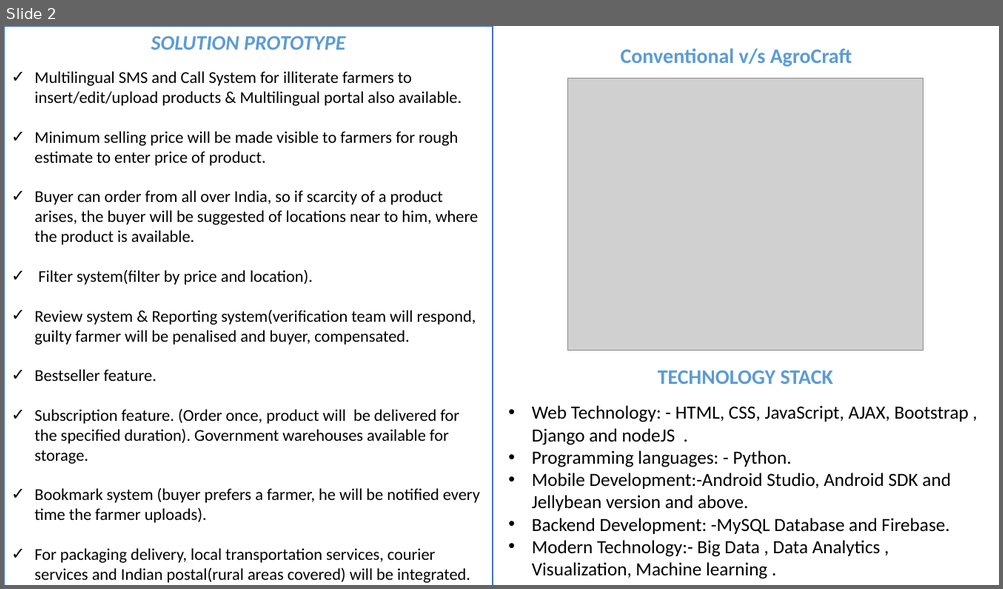
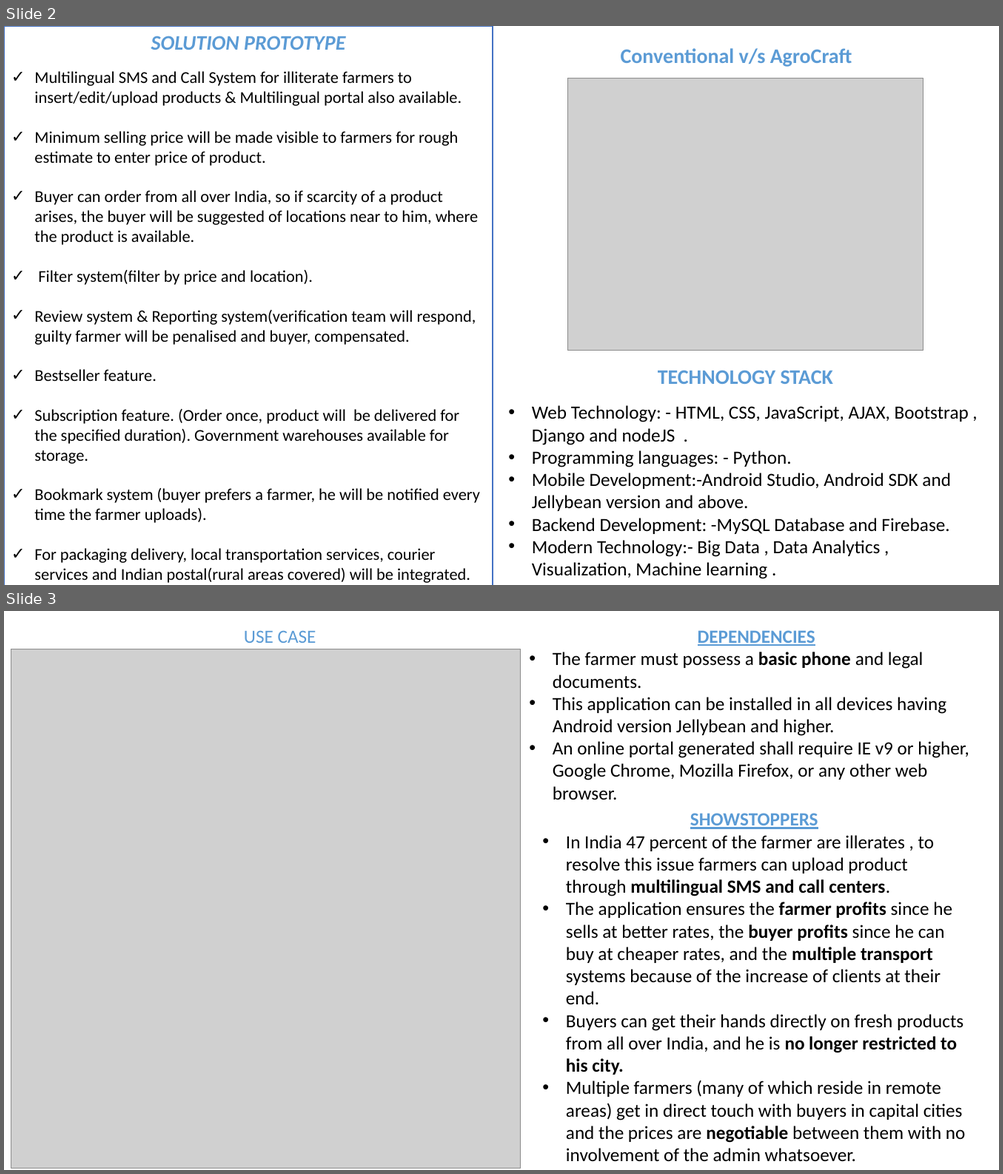
Before and after one commit to FriendsUnited/AgroCraft, a slide deck: Documents/ppt sih.pptx. Shown one above the other, each under a label of ours: slide 2 before the commit, slides 2 and 3 after it. The pictures are 1003x589 and 1003x1174 pixels, drawn with LibreOffice and Linux fonts; fonts in the diff are those of the drawing; grey boxes stand for pictures. Boxes give left, top, right and bottom in pixels: in the first picture for what was removed or moved away, otherwise in the second. Text is boxed around its words. In the diff, an @@ line names an element or a change of style, - is before the commit and + after.

```diff
--- a/Documents/ppt sih.pptx
+++ b/Documents/ppt sih.pptx
@@ slide 3 added at (4, 611, 999, 1170), background #FFFFFF @@
@@ text added at (244, 630, 316, 643), 18 pt, text gradient #1F4E79 to #5B9BD5 to #9DC3E6 @@
+USE CASE
@@ text added at (552, 630, 968, 800), 18 pt, text #000000 @@
+DEPENDENCIES
+• The farmer must possess a basic phone and legal documents.
+• This application can be installed in all devices having Android version Jellybean and higher.
+• An online portal generated shall require IE v9 or higher, Google Chrome, Mozilla Firefox, or any other web browser.
@@ picture added at (11, 649, 521, 1168) @@
@@ text added at (566, 813, 965, 1162), 18 pt, text #000000 @@
+SHOWSTOPPERS
+• In India 47 percent of the farmer are illerates , to resolve this issue farmers can upload product through multilingual SMS and call centers.
+• The application ensures the farmer profits since he sells at better rates, the buyer profits since he can buy at cheaper rates, and the multiple transport systems because of the increase of clients at their end.
+• Buyers can get their hands directly on fresh products from all over India, and he is no longer restricted to his city.
+• Multiple farmers (many of which reside in remote areas) get in direct touch with buyers in capital cities and the prices are negotiable between them with no involvement of the admin whatsoever.
```
Also in this commit, not shown: 2 slides removed.
